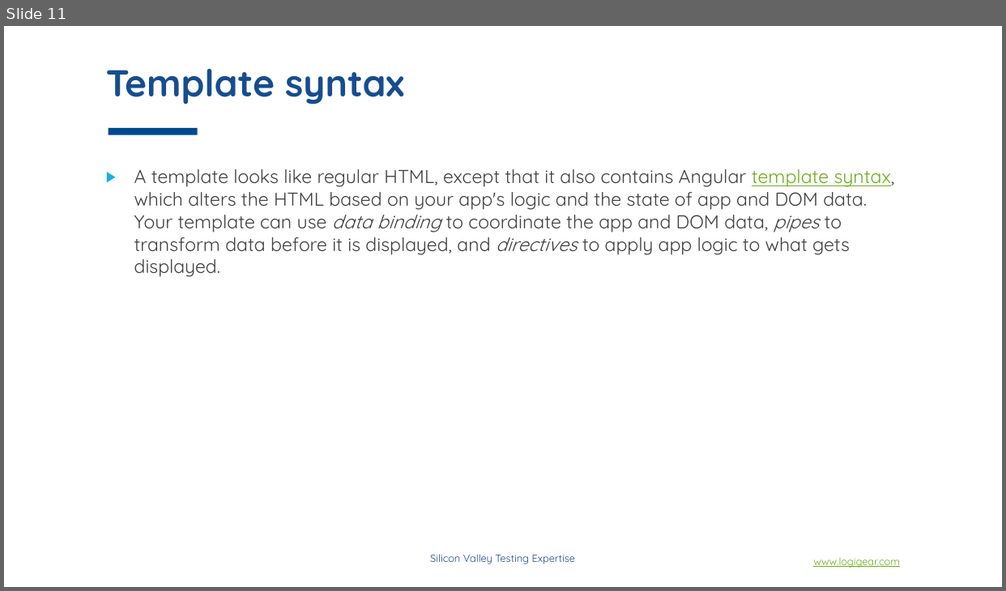
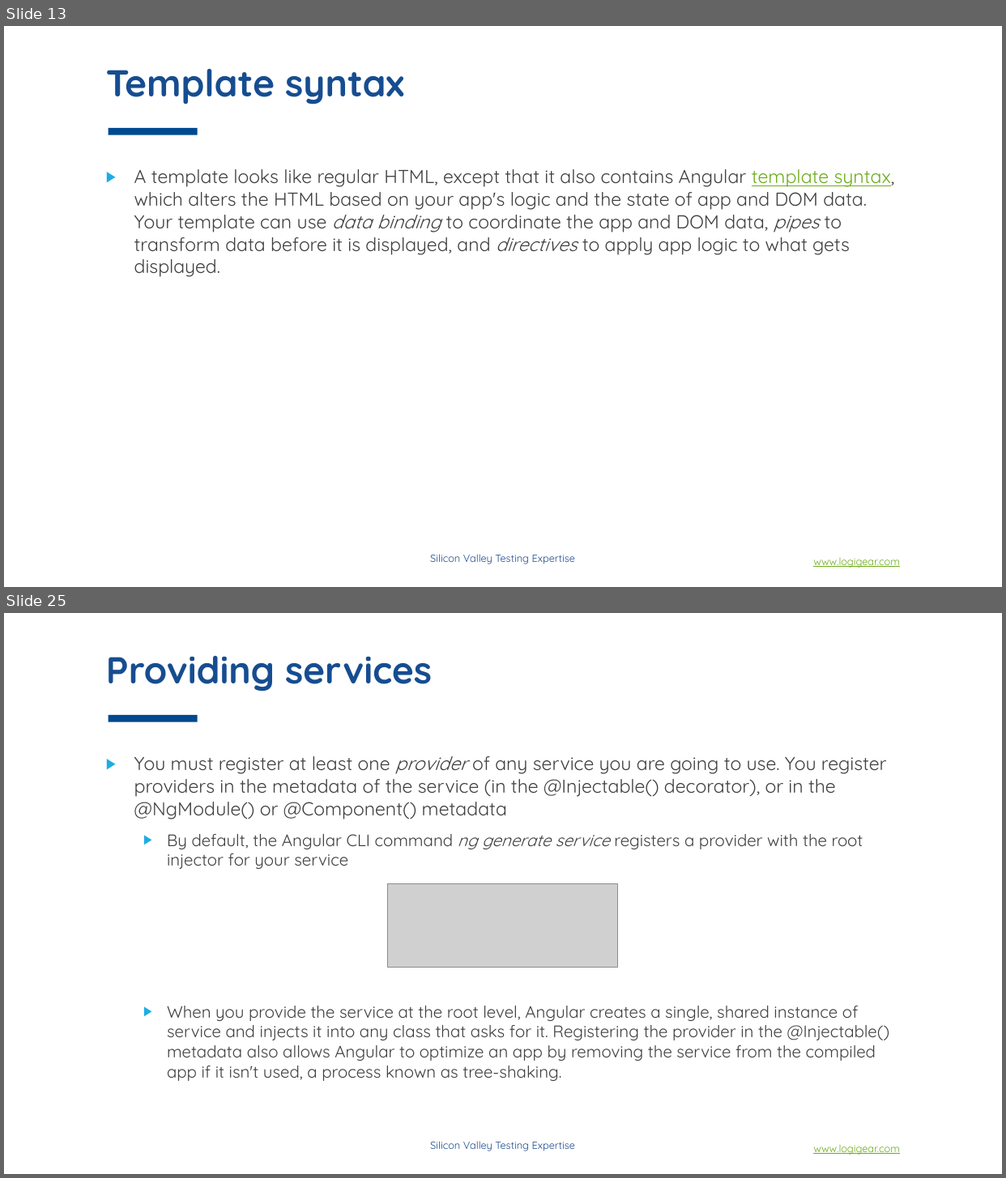
Before and after one commit to phongha1912/spring, a slide deck: Angular concepts.pptx. Shown one above the other, each under a label of ours: slide 11 before the commit, slides 13 and 25 after it; the slides between them are not shown. The pictures are 1006x591 and 1006x1178 pixels, drawn with LibreOffice and Linux fonts; fonts in the diff are those of the drawing; grey boxes stand for pictures; background and template pictures are left out. Boxes give left, top, right and bottom in pixels: in the first picture for what was removed or moved away, otherwise in the second. Text is boxed around its words. In the diff, an @@ line names an element or a change of style, - is before the commit and + after.

```diff
--- a/Angular concepts.pptx
+++ b/Angular concepts.pptx
@@ slide 25 added at [4, 613, 1002, 1174], background #FFFFFF; not listed: 3 template elements that a slide beside it also shows @@
@@ title added at [106, 656, 432, 692], 36 pt, text #164D90, bold @@
+Providing services
@@ text added at [134, 756, 890, 1081], 16 pt, text #404040 @@
+▶ You must register at least one provider of any service you are going to use. You register providers in the metadata of the service (in the @Injectable() decorator), or in the @NgModule() or @Component() metadata
+  ▶ By default, the Angular CLI command ng generate service registers a provider with the root injector for your service
+  ▶ When you provide the service at the root level, Angular creates a single, shared instance of service and injects it into any class that asks for it. Registering the provider in the @Injectable() metadata also allows Angular to optimize an app by removing the service from the compiled app if it isn't used, a process known as tree-shaking.
@@ picture added at [388, 884, 618, 968] @@
@@ what was slide 11 is now slide 13 @@
```
Also in this commit, not shown: 7 slides changed, 13 other slides added, 1 slide removed.
